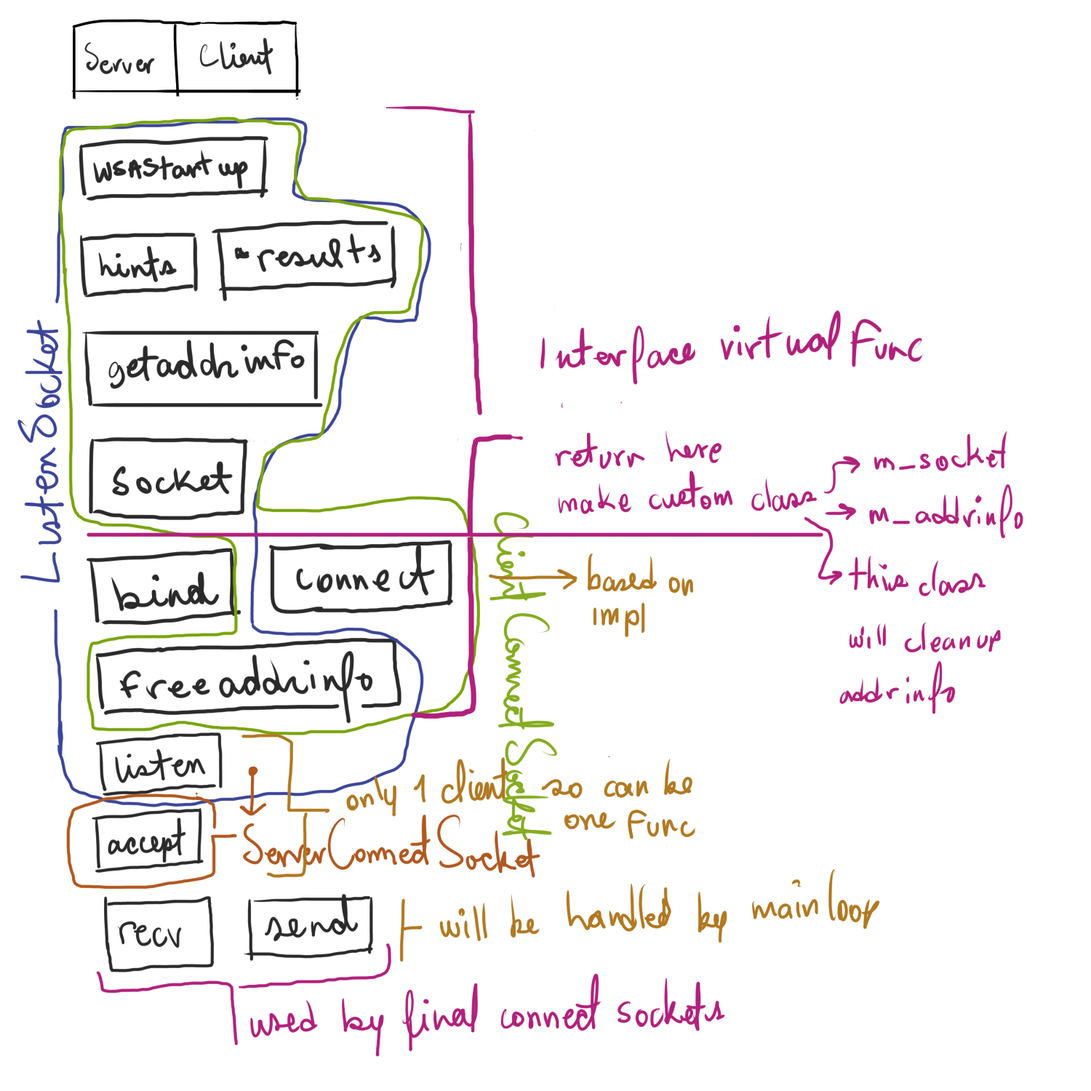
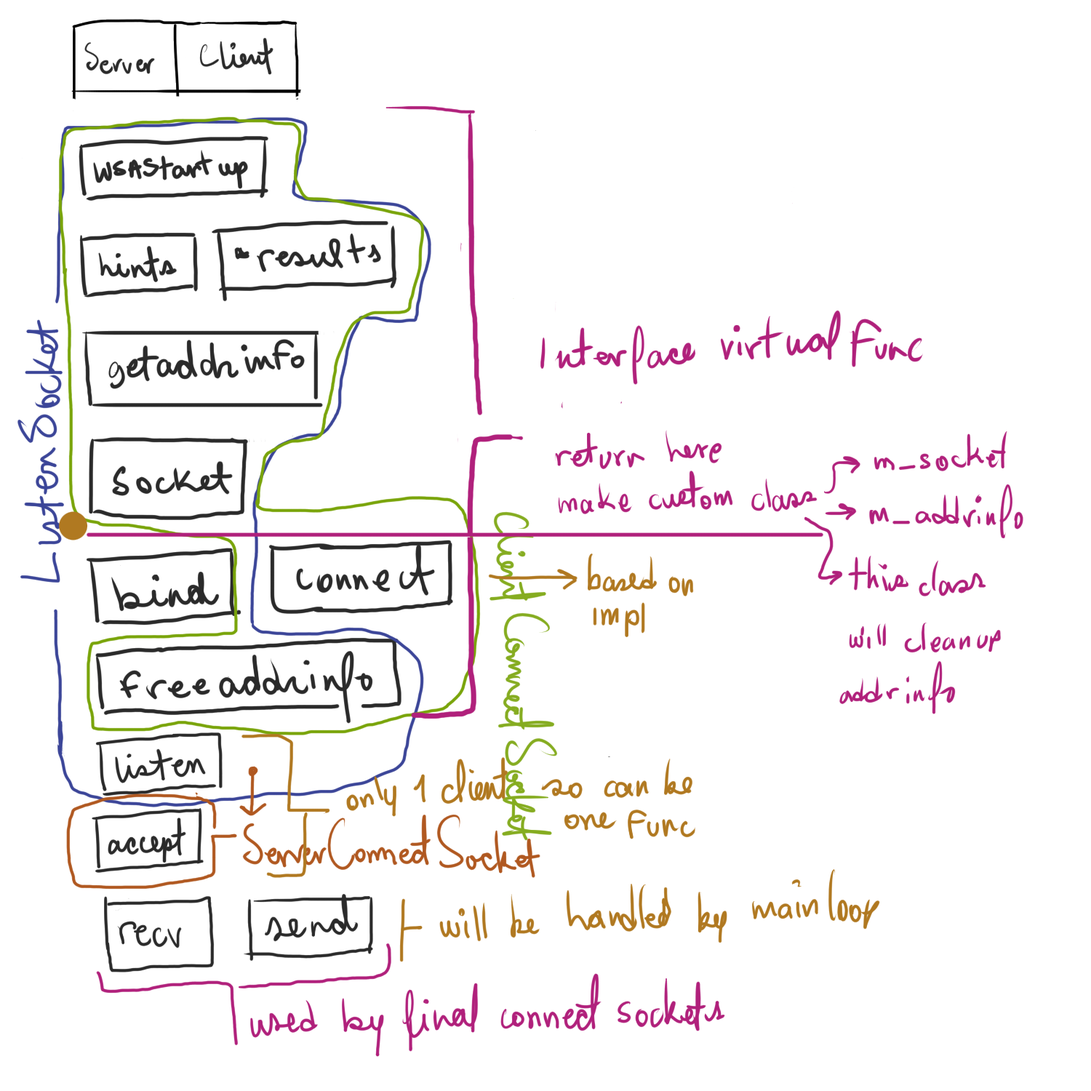
Two versions of the same layered image (1091 x 1091). Layer-by-layer changes:
painted on "Paint Layer 8" over box(58, 511, 89, 541)
painted on "Paint Layer 5" over box(58, 511, 89, 541)
painted on "Paint Layer 4" over box(58, 511, 89, 541)
painted on "Paint Layer 3" over box(58, 511, 89, 541)
painted on "Paint Layer 1" over box(58, 511, 89, 541)
